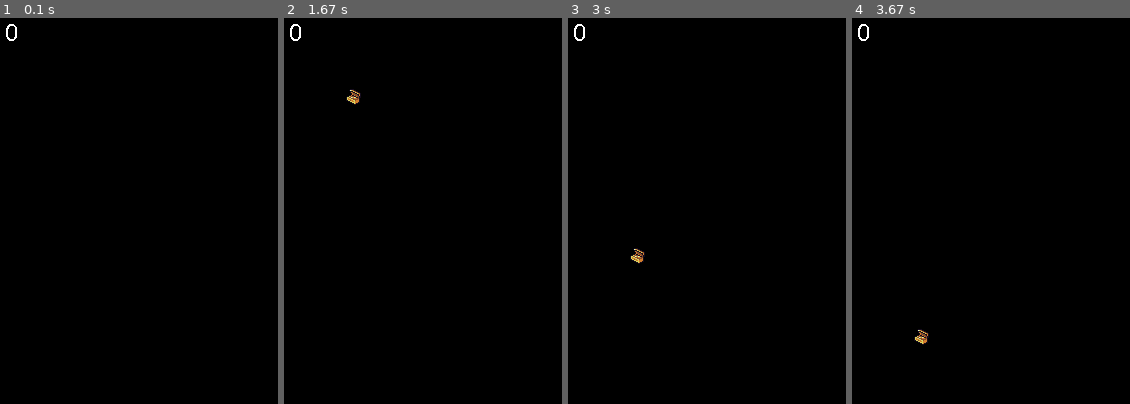
Above: before the commit, frames 1-4 (left to right).
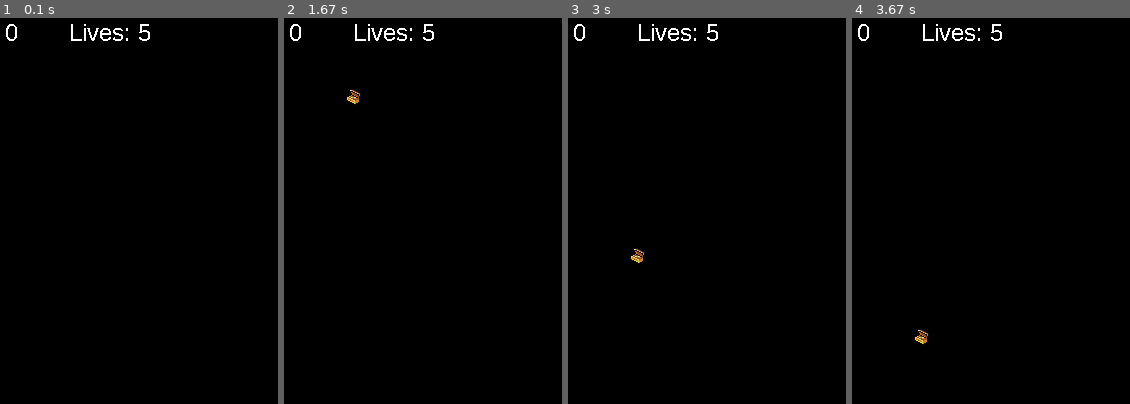
Above: after the commit, the same moments.

Repository: AkaruiYami/SimplePygame-Catch
Game: pygame game, started from catch.py
The game is run twice, just before and just after one commit, with the same random seed, the same clock (stepped at 60 frames per second) and the same inputs.
Inputs:
- Up to frame 1 (0.1 s): no input
- Up to frame 2 (1.67 s): tap W at 0.33 s
- Up to frame 3 (3 s): no input
- Up to frame 4 (3.67 s): no input
The pictures show only the part of the screen within x 0-50%, y 0-50%; the shares and areas given below are measured in that part.

The runs differ from the first frame. In frame 1, 0.3% of the frame differs, in the area x 25-54%, y 1-6%; in frame 2, 0.3%; in frame 3, 0.3%; in frame 4, 0.3%.

Commit message:
add lives and lose condition

Diff:
--- a/catch.py
+++ b/catch.py
@@ -52,6 +52,7 @@
 difficulity = 0
 spawn_cooldown = 0
 score = 0
+lives = 5
 
 
 def generate_item():
@@ -93,15 +94,24 @@
             door_opened = None
 
 
-def draw_score(window, score):
+def draw_score(window):
     font = pygame.font.SysFont("Arial", 24)
     text = font.render(str(score), False, (255, 255, 255))
     window.blit(text, (10, 10))
 
 
+def draw_ui(window):
+    font = pygame.font.SysFont("Arial", 24)
+    text = font.render(f"Lives: {lives}", False, (255, 255, 255))
+    window.blit(text, (74, 10))
+
+
 while running:
     dt = clock.tick(60) / 100
     window.fill((0, 0, 0))
+
+    if lives == 0:
+        running = False
 
     if score // 20 != difficulity:
         difficulity = score // 20
@@ -142,11 +152,13 @@
 
         if item[1] >= settings.HEIGHT + 64:
             items.remove(item)
+            lives -= 1
 
     for door in doors:
         door.draw_door(window)
 
-    draw_score(window, score)
+    draw_score(window)
+    draw_ui(window)
     pygame.display.update()
 
 pygame.quit()
